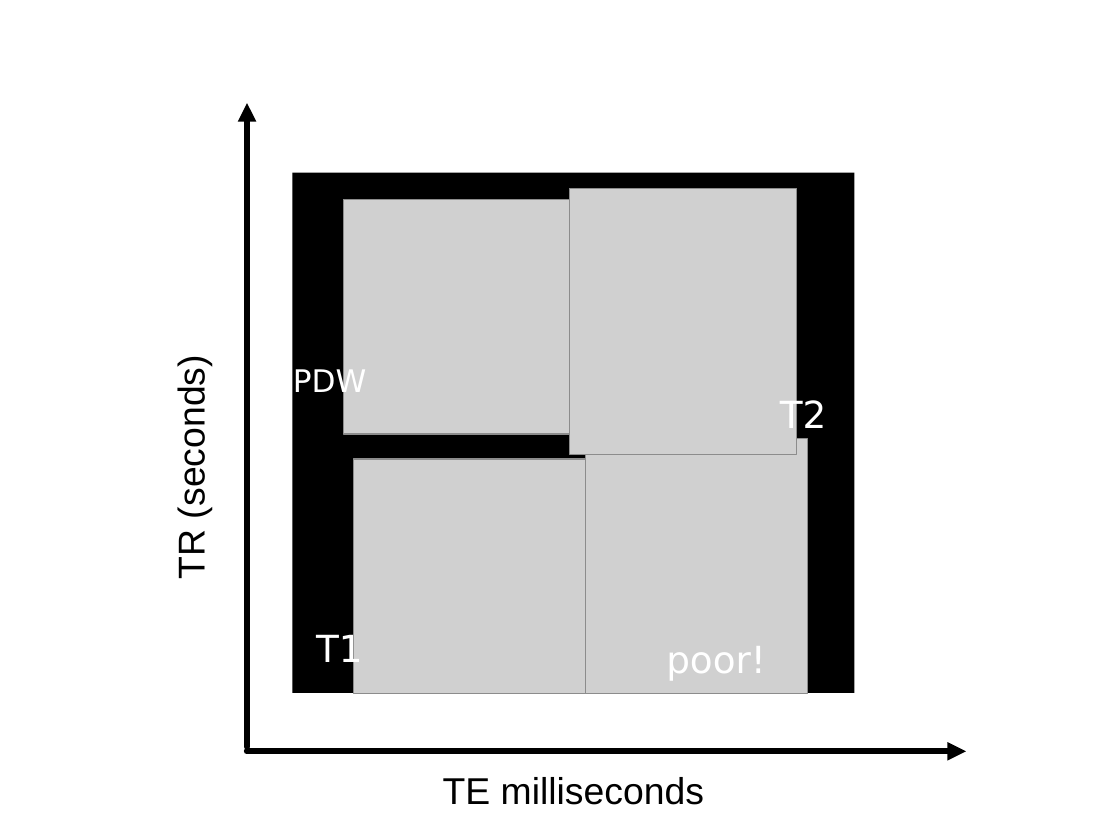
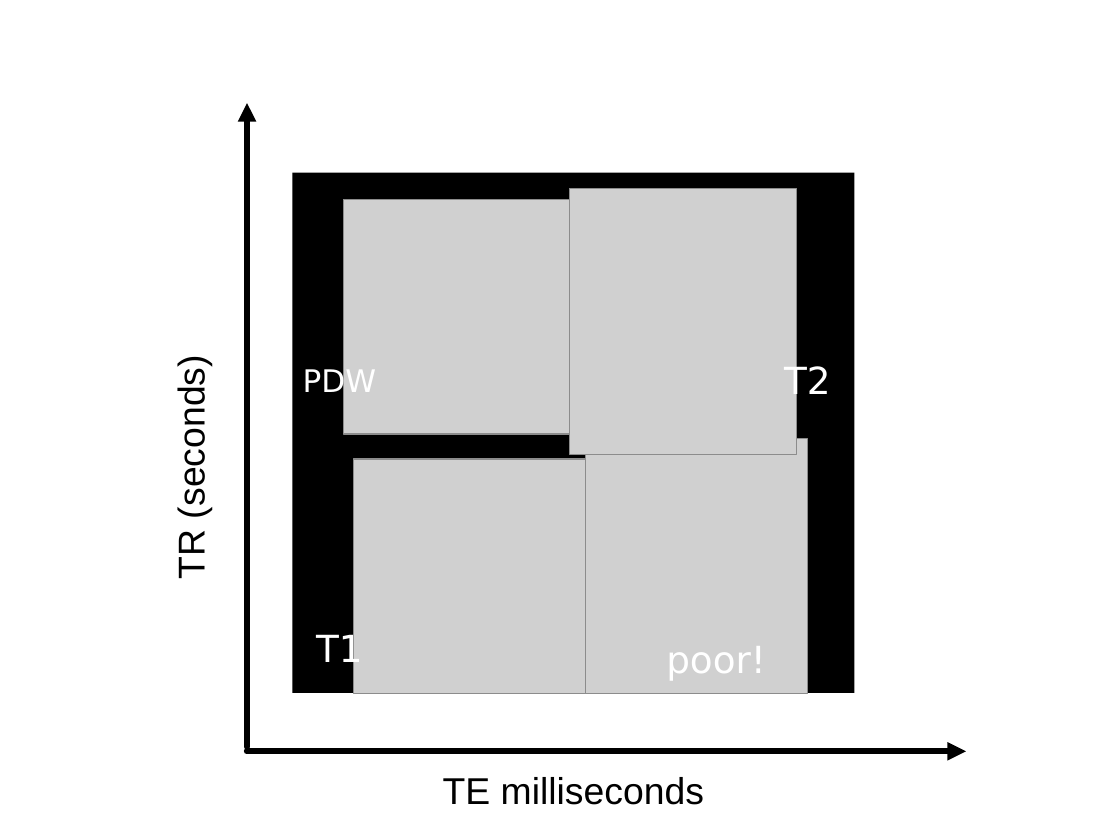
Before and after one commit to hebbianloop/IPN-MRI-Bootcamp, a slide deck: slide 21 of MRI_Intro.pptx. Drawn at 1120x840 pixels with LibreOffice and Linux fonts; fonts in the diff are those of the drawing; grey boxes stand for pictures. Boxes give left, top, right and bottom in pixels: in the first picture for what was removed or moved away, otherwise in the second. Text is boxed around its words. In the diff, an @@ line names an element or a change of style, - is before the commit and + after.

```diff
--- a/MRI_Intro.pptx
+++ b/MRI_Intro.pptx
@@ text "PDW": place and size @@
-text "PDW" at (293, 367, 367, 399)
+text "PDW" at (303, 367, 377, 399)
@@ text "T2": place and size @@
-text "T2" at (780, 398, 827, 436)
+text "T2" at (784, 364, 831, 402)
```
Also in this commit, not shown: 6 other slides changed.
